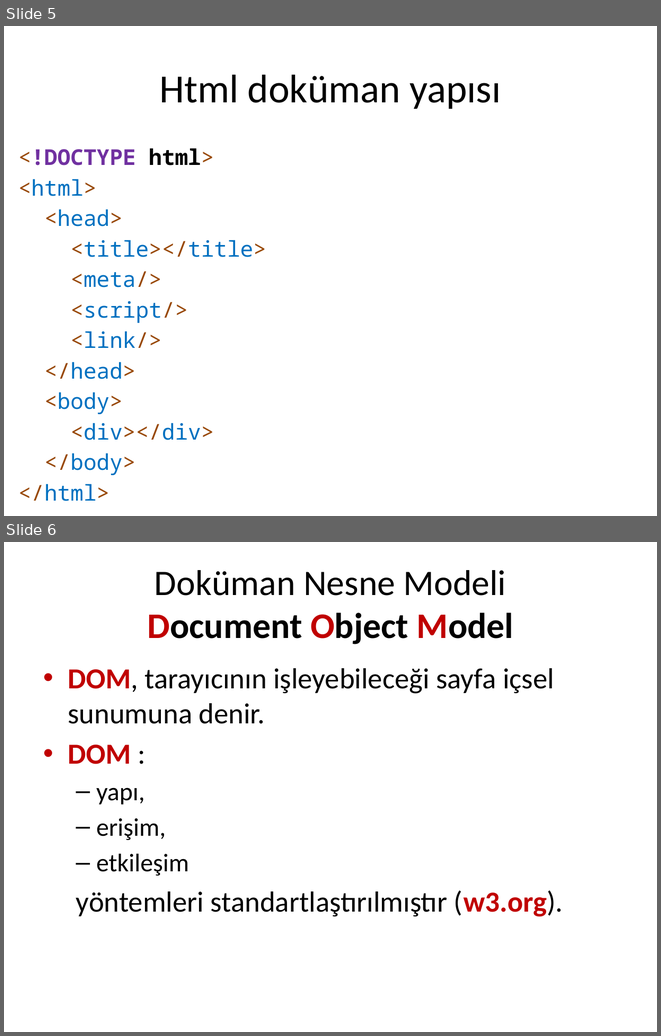
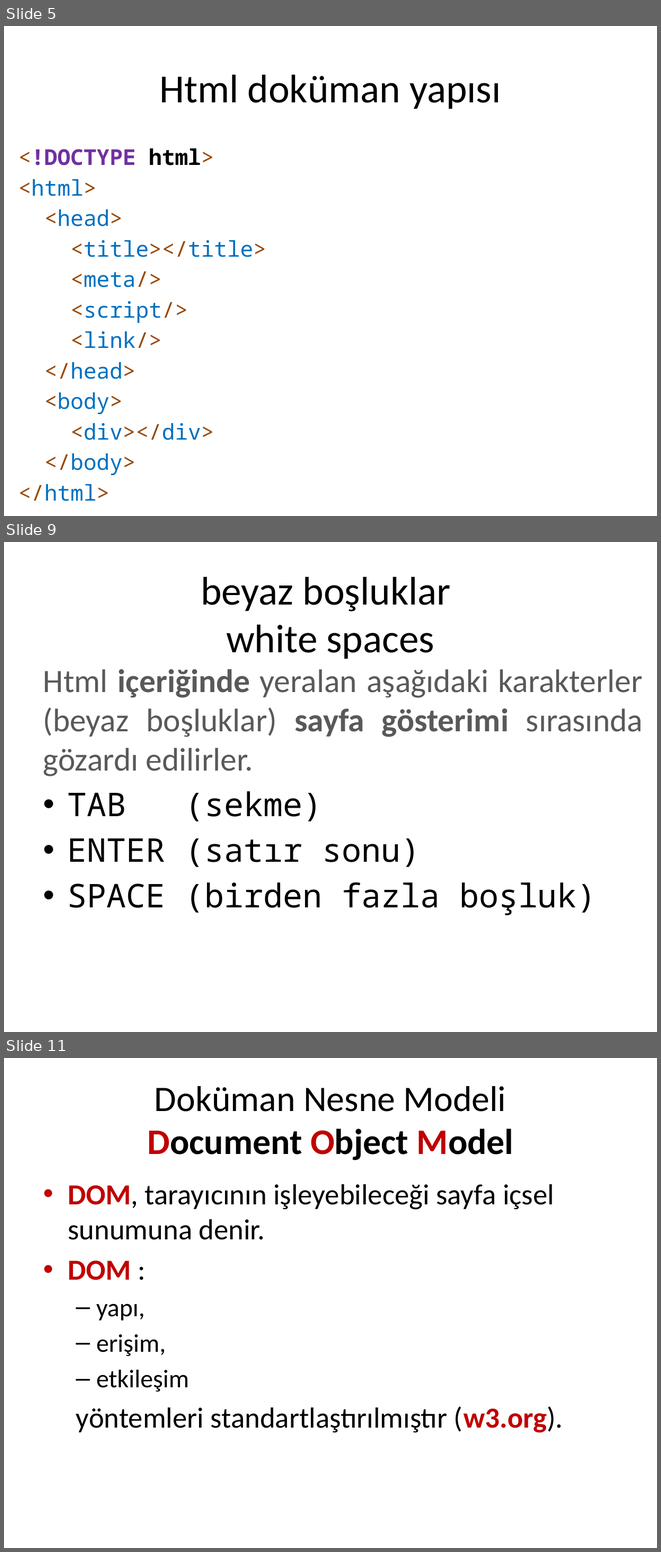
Before and after one commit to cemmerven/html, a slide deck: Html doküman yapısı.pptx. Shown one above the other, each under a label of ours: slides 5 and 6 before the commit, slides 5, 9 and 11 after it; the slides between them are not shown. The pictures are 661x1036 and 661x1552 pixels, drawn with LibreOffice and Linux fonts; fonts in the diff are those of the drawing. Boxes give left, top, right and bottom in pixels: in the first picture for what was removed or moved away, otherwise in the second. Text is boxed around its words. In the diff, an @@ line names an element or a change of style, - is before the commit and + after.

```diff
--- a/Html doküman yapısı.pptx
+++ b/Html doküman yapısı.pptx
@@ slide 9 added at [4,542,657,1032], background #FFFFFF @@
@@ text added at [201,576,451,659], 44 pt, text #000000 @@
+beyaz boşluklar
+white spaces
@@ text added at [43,669,643,915], 36 pt, text #595959 @@
+Html içeriğinde yeralan aşağıdaki karakterler (beyaz boşluklar) sayfa gösterimi sırasında gözardı edilirler.
+• TAB (sekme)
+• ENTER (satır sonu)
+• SPACE (birden fazla boşluk)
@@ what was slide 6 is now slide 11 @@
```
Also in this commit, not shown: 1 slide changed, 4 other slides added, 3 slides removed, 1 other file.
